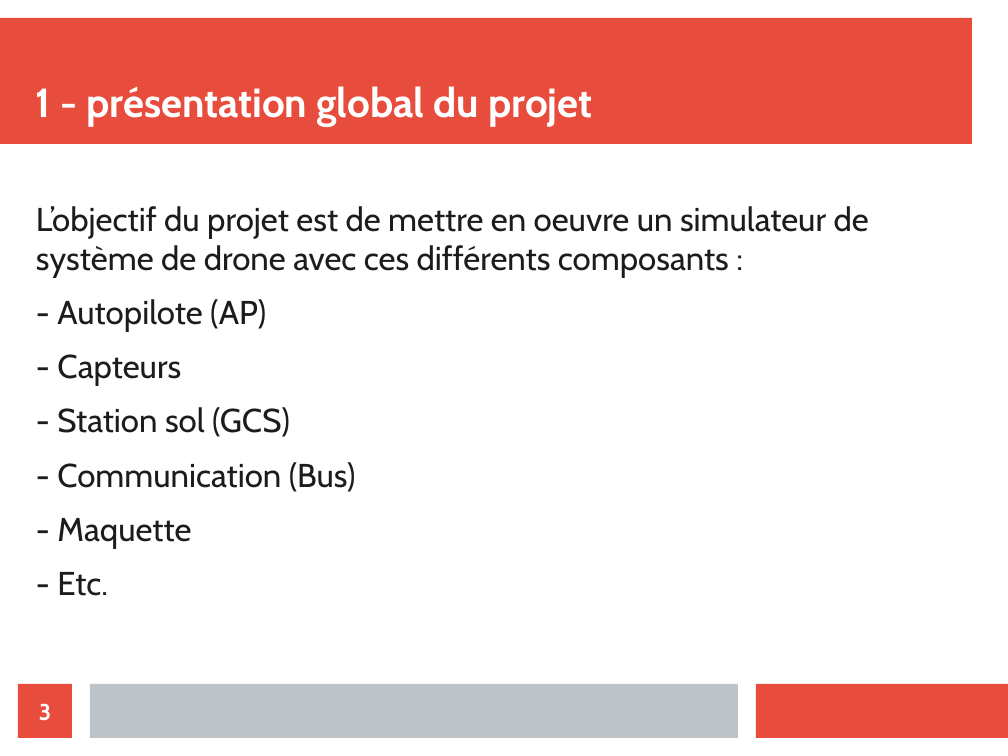
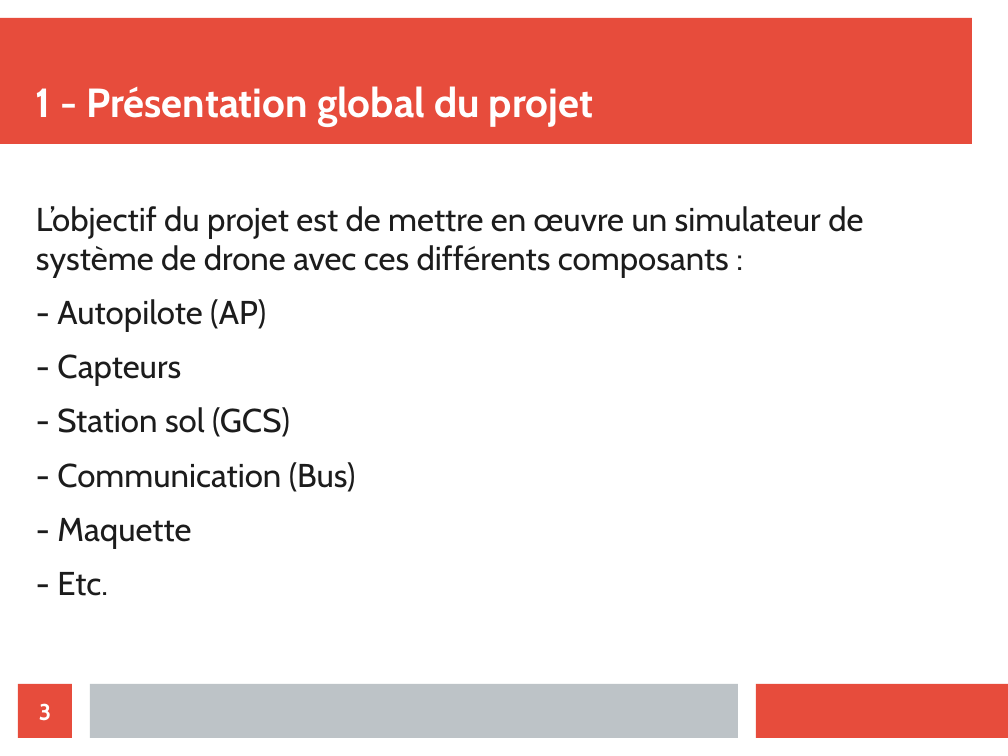
Before and after one commit to athmanmekh/AuttoPIlote-X-OPEN-PILOT, a slide deck: slide 3 of presentation/diapoPresentation.odp. Drawn at 1008x756 pixels with LibreOffice and Linux fonts; fonts in the diff are those of the drawing. Boxes give left, top, right and bottom in pixels: in the first picture for what was removed or moved away, otherwise in the second. Text is boxed around its words. In the diff, an @@ line names an element or a change of style, - is before the commit and + after.

```diff
--- a/presentation/diapoPresentation.odp
+++ b/presentation/diapoPresentation.odp
@@ title at [36, 86, 593, 127]: text changed @@
-1 - présentation global du projet
+1 - Présentation global du projet
@@ text at [36, 206, 863, 278]: text changed @@
-L’objectif du projet est de mettre en oeuvre un simulateur de système de drone avec ces différents composants :
+L’objectif du projet est de mettre en œuvre un simulateur de système de drone avec ces différents composants :
```
Also in this commit, not shown: 13 other slides changed.
